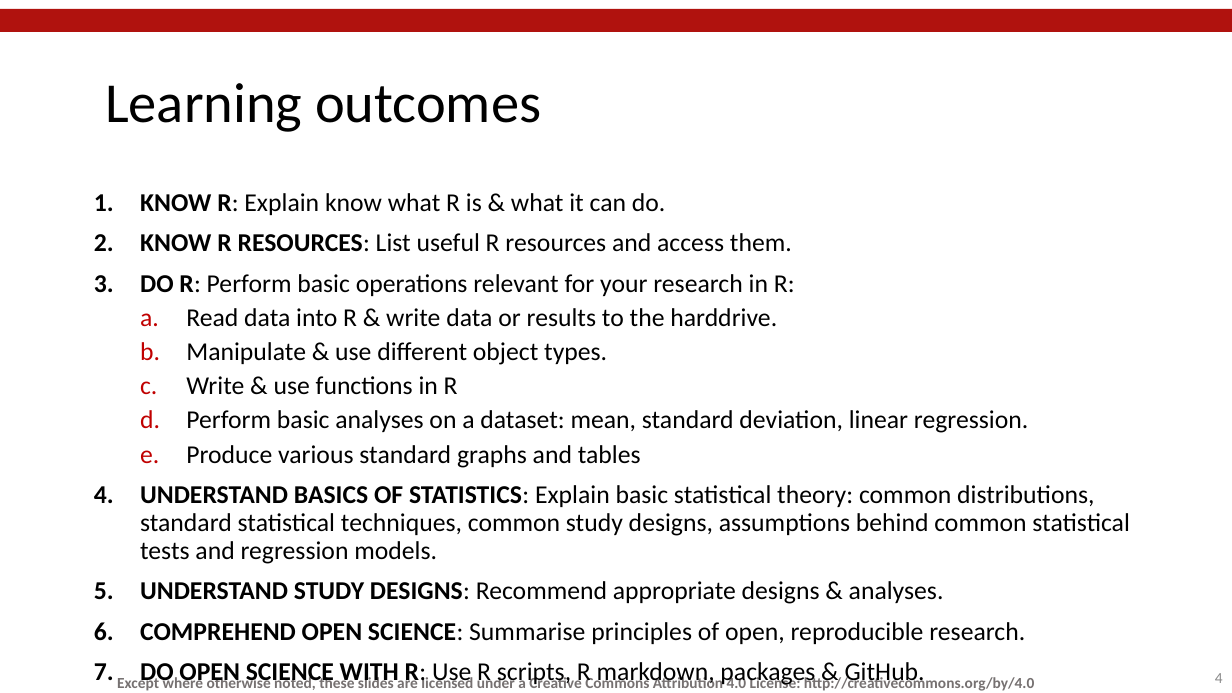
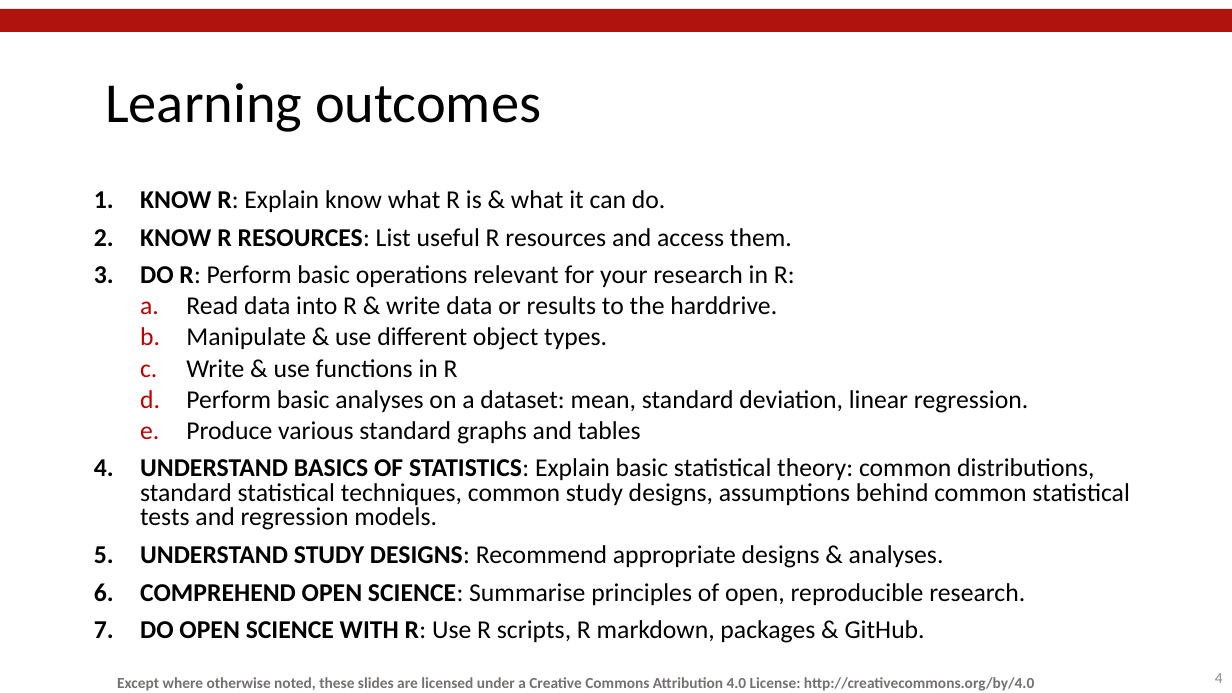
Before and after one commit to mlw-stats/R_And_Statistics_Training_Autumn2023, a slide deck: slide 4 of Session6/MLW_COM_RandStatsWorkshops_Session6.pptx. Drawn at 1232x693 pixels with LibreOffice and Linux fonts; fonts in the diff are those of the drawing; background and template pictures are left out. Boxes give left, top, right and bottom in pixels: in the first picture for what was removed or moved away, otherwise in the second. Text is boxed around its words. In the diff, an @@ line names an element or a change of style, - is before the commit and + after.

```diff
--- a/Session6/MLW_COM_RandStatsWorkshops_Session6.pptx
+++ b/Session6/MLW_COM_RandStatsWorkshops_Session6.pptx
@@ text "KNOW R: Explain know what ..." at box(140, 190, 1129, 643): line spacing 0.9 to 0.8 @@
```
Also in this commit, not shown: 13 other slides changed, 1 other file.
